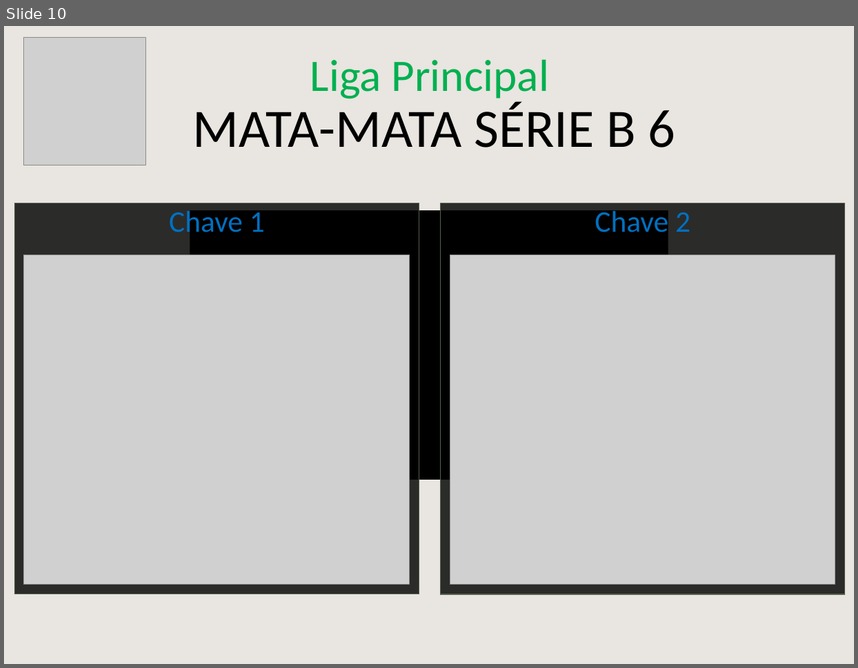
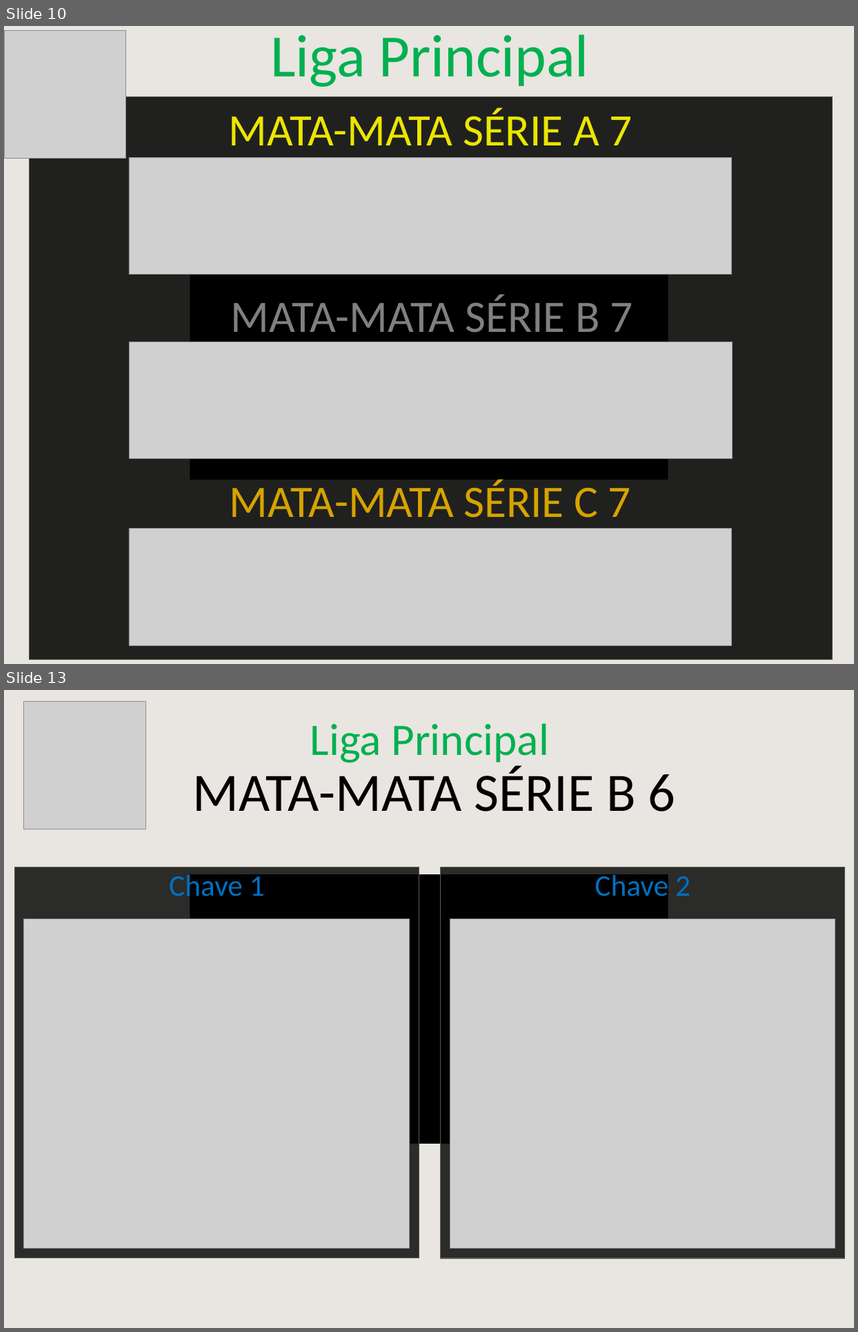
Before and after one commit to cknakayama/automacao_ligaroletarussa2021, a slide deck: MataMataPlanilha.pptx. Shown one above the other, each under a label of ours: slide 10 before the commit, slides 10 and 13 after it; the slides between them are not shown. The pictures are 858x668 and 858x1332 pixels, drawn with LibreOffice and Linux fonts; fonts in the diff are those of the drawing; grey boxes stand for pictures; background and template pictures are left out. Boxes give left, top, right and bottom in pixels: in the first picture for what was removed or moved away, otherwise in the second. Text is boxed around its words. In the diff, an @@ line names an element or a change of style, - is before the commit and + after.

```diff
--- a/MataMataPlanilha.pptx
+++ b/MataMataPlanilha.pptx
@@ slide 10 added at (x1=4, y1=26, x2=854, y2=664), background picture (left out); not listed: 1 template element that a slide beside it also shows @@
@@ picture added at (x1=4, y1=30, x2=125, y2=158) @@
@@ text added at (x1=270, y1=34, x2=588, y2=87), 80 pt, text #00B050 @@
+Liga Principal
@@ rectangle added at (x1=30, y1=97, x2=832, y2=659), fill #000000 at 86% opacity, outline #57624D 1 pt @@
@@ text added at (x1=229, y1=109, x2=633, y2=146), 60 pt, text #EBE600 @@
+MATA-MATA SÉRIE A 7
@@ picture added at (x1=129, y1=158, x2=731, y2=275) @@
@@ rectangle added at (x1=190, y1=210, x2=668, y2=479), fill #000000 @@
@@ picture added at (x1=525, y1=210, x2=668, y2=389) @@
@@ text added at (x1=231, y1=294, x2=633, y2=343), 60 pt, text #808080 @@
+MATA-MATA SÉRIE B 7
@@ picture added at (x1=129, y1=342, x2=732, y2=459) @@
@@ text added at (x1=230, y1=479, x2=631, y2=517), 60 pt, text #D6A300 @@
+MATA-MATA SÉRIE C 7
@@ picture added at (x1=129, y1=528, x2=731, y2=645) @@
@@ what was slide 10 is now slide 13 @@
```
Also in this commit, not shown: 2 other slides added, 3 other files.
